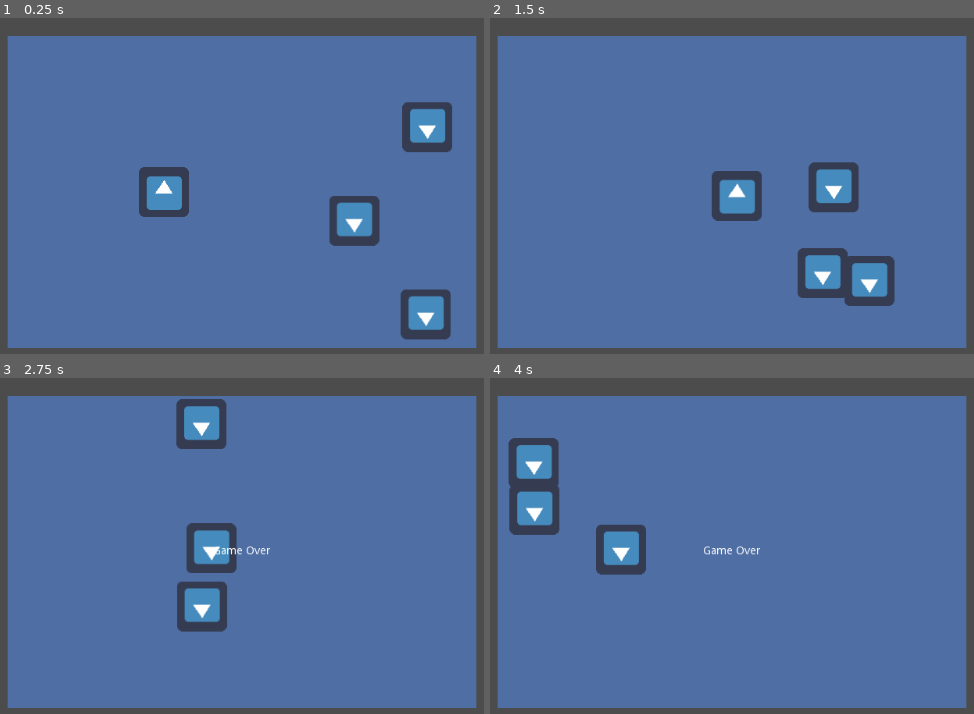
Above: before the commit, frames 1-4 (two rows, left to right).
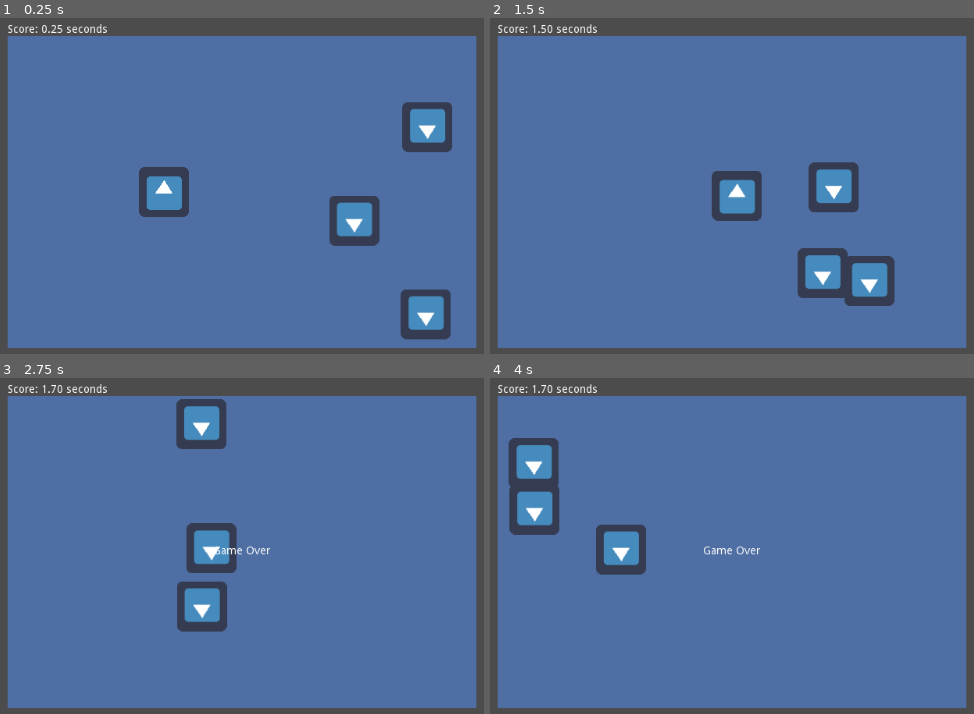
Above: after the commit, the same moments.

Repository: danieljohnson2/Bouncy
Game: Godot game, scene res://Bouncy.tscn
The game is run twice, just before and just after one commit, with the same random seed, the same clock (stepped at 60 frames per second) and the same inputs. The engine's default icon, where the game draws it, is replaced by a stand-in: a white triangle on a blue panel in a dark square.
Inputs:
- Up to frame 1 (0.25 s): no input
- Up to frame 2 (1.5 s): hold Right (ui_right) 0.53-1.28 s; hold Down (ui_down) from 1.28 s (still down)
- Up to frame 3 (2.75 s): release Down (ui_down) at 2.03 s; hold Right (ui_right) from 2.03 s (still down)
- Up to frame 4 (4 s): release Right (ui_right) at 2.78 s; hold Up (ui_up) 2.78-3.53 s; hold Left (ui_left) from 3.53 s (still down)

The runs differ from the first frame. In frame 1, 0.2% of the frame differs, in the area x 1-23%, y 1-5%; in frame 2, 0.2%; in frame 3, 0.2%; in frame 4, 0.2%.

Commit message:
Added a score, really a timer for how long you could dodge the evil balls

Diff:
--- a/Bouncy.tscn
+++ b/Bouncy.tscn
@@ -1,9 +1,10 @@
-[gd_scene load_steps=5 format=2]
+[gd_scene load_steps=6 format=2]
 
-[ext_resource path="res://icon.png" type="Texture" id=1]
-[ext_resource path="res://Ball.gd" type="Script" id=2]
-[ext_resource path="res://PlayerController.gd" type="Script" id=3]
-[ext_resource path="res://Nemesis.tscn" type="PackedScene" id=4]
+[ext_resource path="res://Score.gd" type="Script" id=1]
+[ext_resource path="res://icon.png" type="Texture" id=2]
+[ext_resource path="res://Ball.gd" type="Script" id=3]
+[ext_resource path="res://PlayerController.gd" type="Script" id=4]
+[ext_resource path="res://Nemesis.tscn" type="PackedScene" id=5]
 
 [node name="Root" type="Node2D" index="0"]
 
@@ -33,7 +34,29 @@
 editor_draw_drag_margin = false
 _sections_unfolded = [ "Editor", "Offset" ]
 
-[node name="Playfield" type="ColorRect" parent="." index="1" groups=[
+[node name="Score" type="Label" parent="." index="1"]
+
+anchor_left = 0.0
+anchor_top = 0.0
+anchor_right = 0.0
+anchor_bottom = 1.0
+margin_left = -300.0
+margin_top = -215.0
+margin_right = -260.0
+margin_bottom = -280.0
+rect_pivot_offset = Vector2( 0, 0 )
+rect_clip_content = false
+mouse_filter = 2
+mouse_default_cursor_shape = 0
+size_flags_horizontal = 1
+size_flags_vertical = 4
+text = "Score:"
+percent_visible = 1.0
+lines_skipped = 0
+max_lines_visible = -1
+script = ExtResource( 1 )
+
+[node name="Playfield" type="ColorRect" parent="." index="2" groups=[
 "playfield",
 ]]
 
@@ -54,17 +77,19 @@
 color = Color( 0.310303, 0.431593, 0.640625, 1 )
 _sections_unfolded = [ "Margin", "Mouse", "Rect" ]
 
-[node name="Ball" type="Sprite" parent="Playfield" index="0"]
+[node name="Ball" type="Sprite" parent="Playfield" index="0" groups=[
+"player",
+]]
 
 position = Vector2( 200, 200 )
-texture = ExtResource( 1 )
-script = ExtResource( 2 )
+texture = ExtResource( 2 )
+script = ExtResource( 3 )
 _sections_unfolded = [ "Offset", "Transform", "Visibility" ]
 speed = Vector2( 0, 0 )
 
 [node name="PlayerController" type="Node" parent="Playfield/Ball" index="0"]
 
-script = ExtResource( 3 )
+script = ExtResource( 4 )
 responsiveness = 250
 
 [node name="Area" type="Area2D" parent="Playfield/Ball" index="1"]
@@ -85,20 +110,20 @@
 polygon = PoolVector2Array( 0, 0, 64, 0, 64, 64, 0, 64 )
 _sections_unfolded = [ "Transform" ]
 
-[node name="Nemesis" parent="Playfield" index="1" instance=ExtResource( 4 )]
+[node name="Nemesis" parent="Playfield" index="1" instance=ExtResource( 5 )]
 
 editor/display_folded = true
 position = Vector2( 400, 200 )
 
-[node name="Nemesis2" parent="Playfield" index="2" instance=ExtResource( 4 )]
+[node name="Nemesis2" parent="Playfield" index="2" instance=ExtResource( 5 )]
 
 position = Vector2( 500, 80 )
 
-[node name="Nemesis3" parent="Playfield" index="3" instance=ExtResource( 4 )]
+[node name="Nemesis3" parent="Playfield" index="3" instance=ExtResource( 5 )]
 
 position = Vector2( 500, 320 )
 
-[node name="RichTextLabel" type="RichTextLabel" parent="." index="2" groups=[
+[node name="RichTextLabel" type="RichTextLabel" parent="." index="3" groups=[
 "gameover",
 ]]
 
--- /dev/null
+++ b/Score.gd
@@ -0,0 +1,10 @@
+extends Label
+
+var score = 0
+
+func _process(delta):
+	var player = get_tree().get_nodes_in_group("player")[0]
+
+	if player.visible:
+		score += delta
+		self.text = "Score: %0.2f seconds" % score
